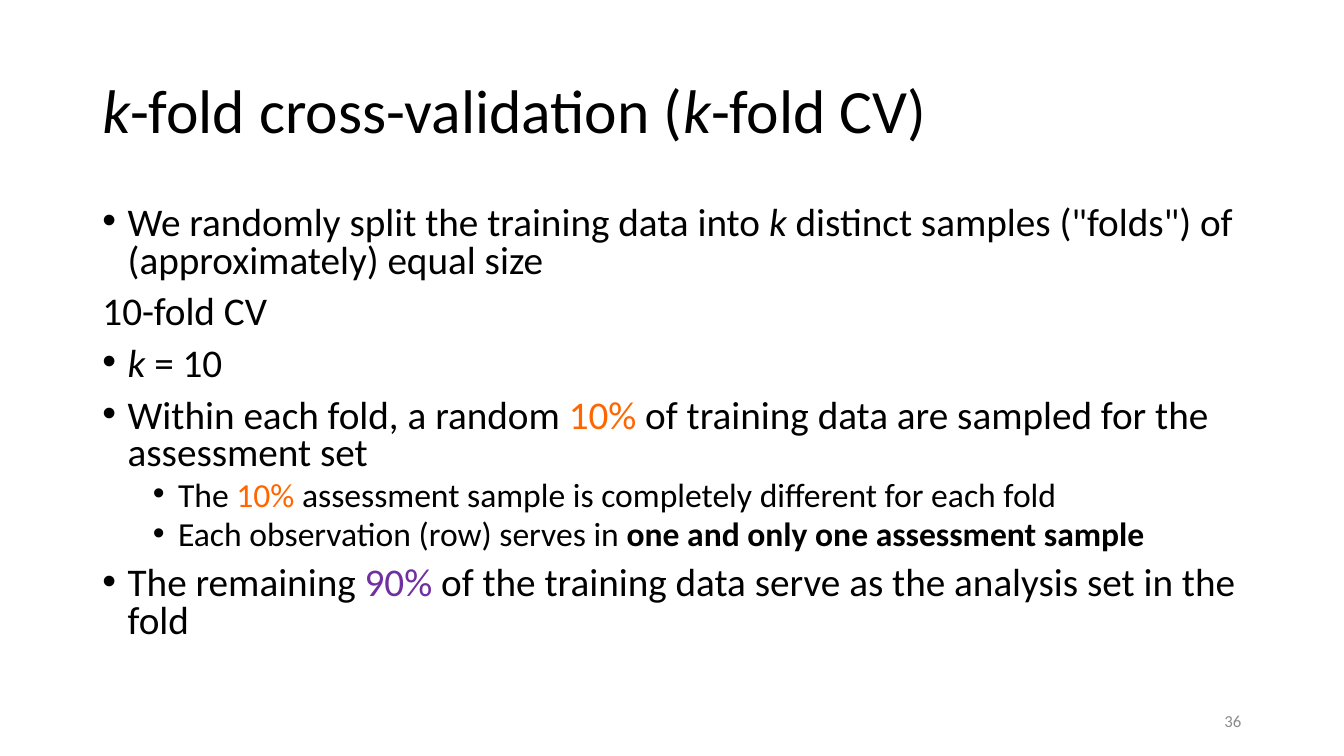
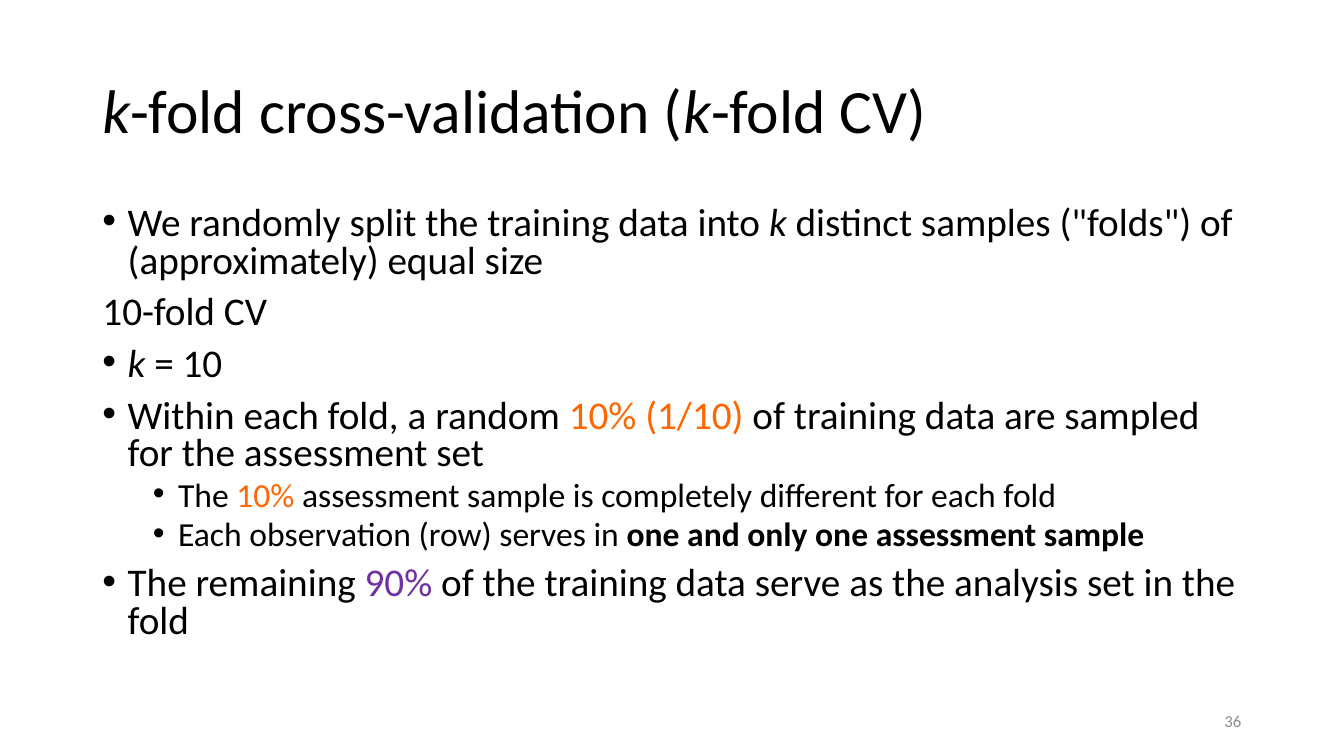
Before and after one commit to karlenaochoa/c4-ml-2020, a slide deck: slide 36 of slides/w2p1-bias-variance-resampling/w2p1.pptx. Drawn at 1344x756 pixels with LibreOffice and Linux fonts; fonts in the diff are those of the drawing. Boxes give left, top, right and bottom in pixels: in the first picture for what was removed or moved away, otherwise in the second. Text is boxed around its words. In the diff, an @@ line names an element or a change of style, - is before the commit and + after.

Commit message:
update slides w2 & w6

```diff
--- a/slides/w2p1-bias-variance-resampling/w2p1.pptx
+++ b/slides/w2p1-bias-variance-resampling/w2p1.pptx
@@ text at (128,400,1199,467): text changed @@
-• Within each fold, a random 10% of training data are sampled for the assessment set
+• Within each fold, a random 10% (1/10) of training data are sampled for the assessment set
```
Also in this commit, not shown: 8 other slides changed, 1 other file.
